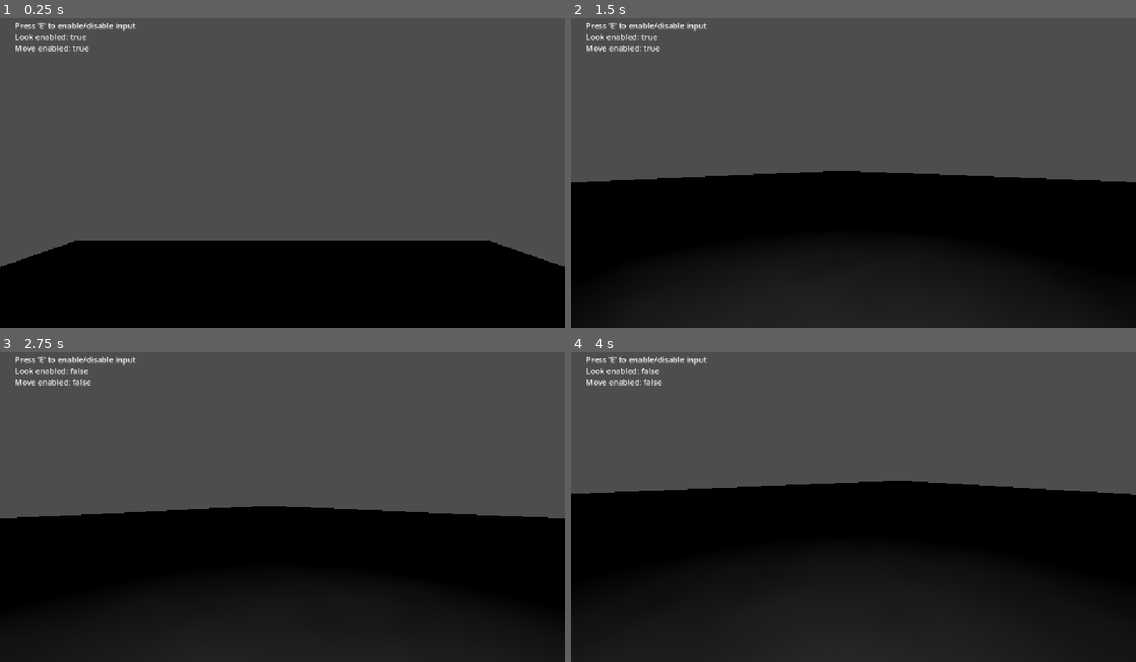
Above: before the commit, frames 1-4 (two rows, left to right).
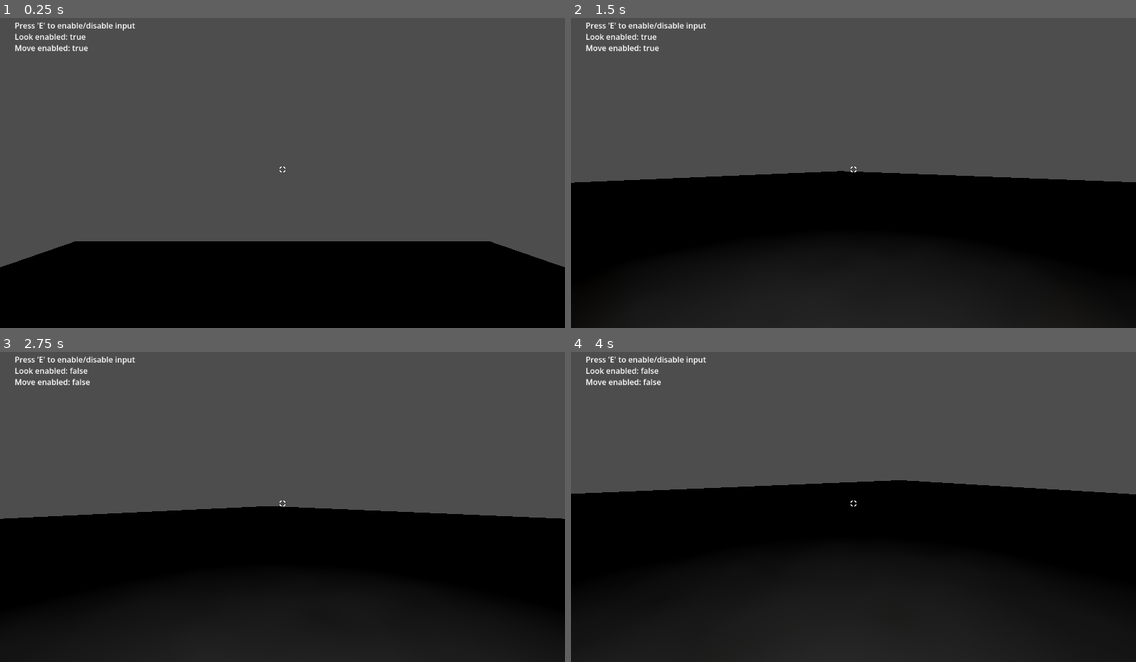
Above: after the commit, the same moments.

Repository: Area9579/Underwater-Jam
Game: Godot game, scene res://Gym/gym.tscn
The game is run twice, just before and just after one commit, with the same random seed, the same clock (stepped at 60 frames per second) and the same inputs.
Inputs (mouse positions are in pixels of both pictures, inside the frame that each line leads up to):
- Up to frame 1 (0.25 s): no input
- Up to frame 2 (1.5 s): tap E (debug_toggle) at 0.5, 1.25 s; move the mouse to (881, 166) at 0.52 s; hold W (forward) from 0.53 s (still down); click (881, 166) at 0.6 s; move the mouse to (825, 169) at 1.27 s; click (825, 169) at 1.35 s
- Up to frame 3 (2.75 s): keep holding W (forward); tap E (debug_toggle) at 2 s; move the mouse to (293, 497) at 2.02 s; click (293, 497) at 2.1 s
- Up to frame 4 (4 s): keep holding W (forward); tap E (debug_toggle) at 2.75, 3.5 s; move the mouse to (847, 507) at 2.77 s; click (847, 507) at 2.85 s; move the mouse to (893, 507) at 3.52 s; click (893, 507) at 3.6 s

The runs differ from the first frame. In frame 1, 0.7% of the frame differs, in the area x 0-100%, y 1-81%; in frame 2, 0.6%; in frame 3, 0.6%; in frame 4, 0.6%.

Commit message:
Added Crosshair

Diff:
--- a/Player/player.gd
+++ b/Player/player.gd
@@ -18,7 +18,7 @@
 
 
 ## Head rotation for first-person controls
-func _unhandled_input(event: InputEvent) -> void:
+func _input(event: InputEvent) -> void:
 	# show cursor in first person mode
 	if event.is_action_pressed("ui_cancel"):
 		Input.mouse_mode = Input.MOUSE_MODE_VISIBLE
--- a/Player/player.tscn
+++ b/Player/player.tscn
@@ -6,8 +6,11 @@
 [ext_resource type="Script" uid="uid://ca6fijaiyxwnt" path="res://Player/StateMachine/States/falling_player_state.gd" id="3_k53q1"]
 [ext_resource type="Script" uid="uid://co6ke3c5cyosq" path="res://Player/StateMachine/States/idle_player_state.gd" id="4_fhl08"]
 [ext_resource type="Script" uid="uid://bcl8id8bj8x3m" path="res://Player/StateMachine/States/walking_player_state.gd" id="5_vtle1"]
+[ext_resource type="Texture2D" uid="uid://dkfjcve6jp0oj" path="res://Player/Assets/crosshair037.png" id="7_vtle1"]
 
 [sub_resource type="CapsuleShape3D" id="CapsuleShape3D_g4v7s"]
+
+[sub_resource type="StyleBoxEmpty" id="StyleBoxEmpty_g4v7s"]
 
 [node name="Player" type="CharacterBody3D" unique_id=1495724798]
 collision_layer = 2
@@ -53,3 +56,26 @@
 [node name="WalkingPlayerState" type="Node" parent="PlayerStateMachine" unique_id=729918782]
 script = ExtResource("5_vtle1")
 metadata/_custom_type_script = "uid://bcl8id8bj8x3m"
+
+[node name="CanvasLayer" type="CanvasLayer" parent="." unique_id=1004340678]
+
+[node name="PanelContainer" type="PanelContainer" parent="CanvasLayer" unique_id=1647430292]
+anchors_preset = 15
+anchor_right = 1.0
+anchor_bottom = 1.0
+grow_horizontal = 2
+grow_vertical = 2
+size_flags_horizontal = 3
+size_flags_vertical = 3
+mouse_filter = 2
+theme_override_styles/panel = SubResource("StyleBoxEmpty_g4v7s")
+
+[node name="Crosshair" type="TextureRect" parent="CanvasLayer/PanelContainer" unique_id=905821]
+custom_minimum_size = Vector2(30, 30)
+layout_mode = 2
+size_flags_horizontal = 4
+size_flags_vertical = 4
+mouse_filter = 2
+texture = ExtResource("7_vtle1")
+expand_mode = 1
+stretch_mode = 5
--- a/project.godot
+++ b/project.godot
@@ -17,7 +17,7 @@
 
 [display]
 
-window/stretch/mode="canvas_items"
+window/stretch/mode="viewport"
 window/stretch/aspect="expand"
 
 [file_customization]
@@ -32,6 +32,7 @@
 "res://Minigames/": "teal",
 "res://Minigames/Valve Control Panel/": "yellow",
 "res://Player/": "red",
+"res://Player/Assets/": "purple",
 "res://Player/Scripts/": "yellow",
 "res://Player/StateMachine/": "gray"
 }
Binary file added: Player/Assets/crosshair037.png
Not shown, added: Player/Assets/crosshair037.png.import
